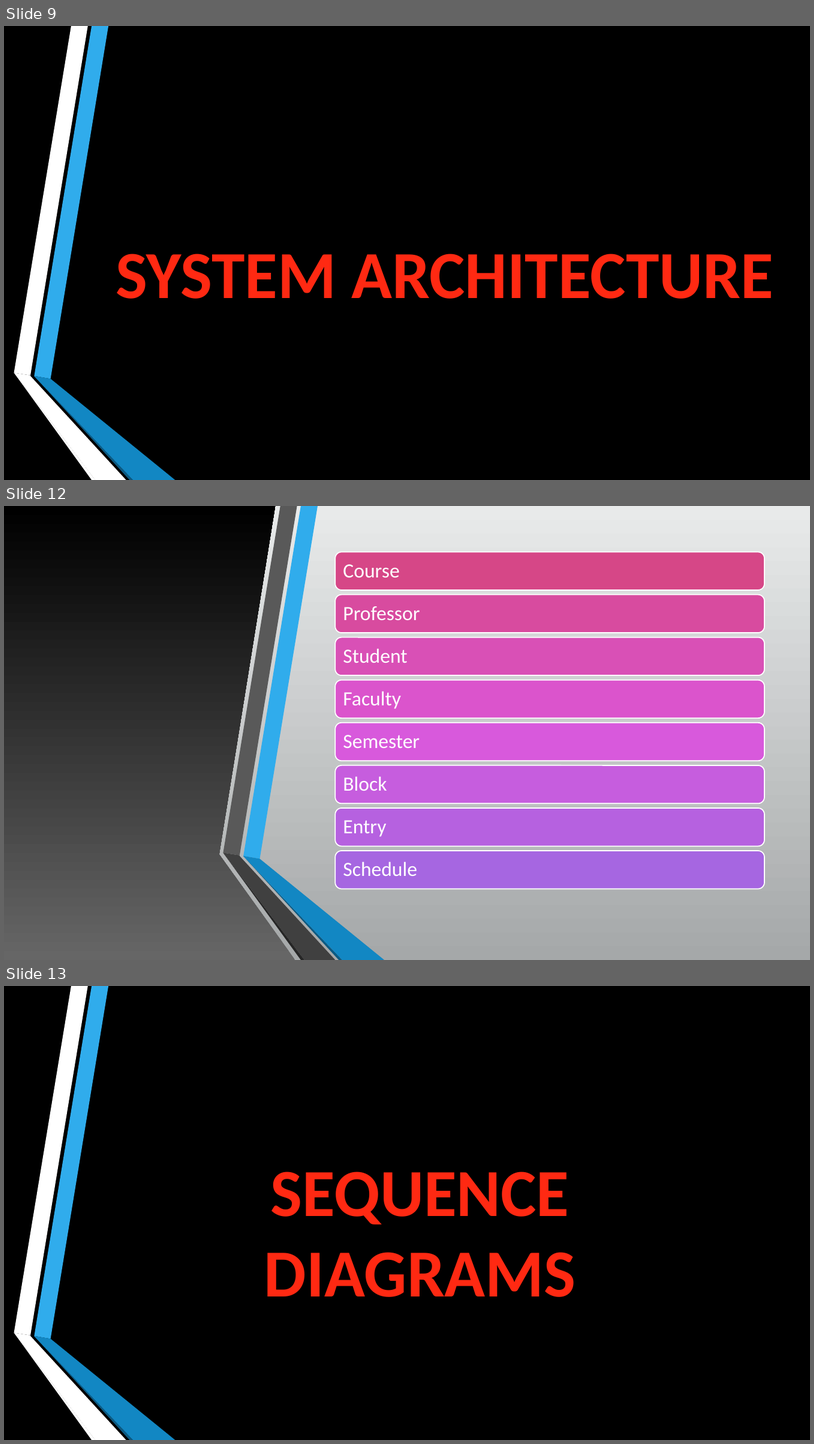
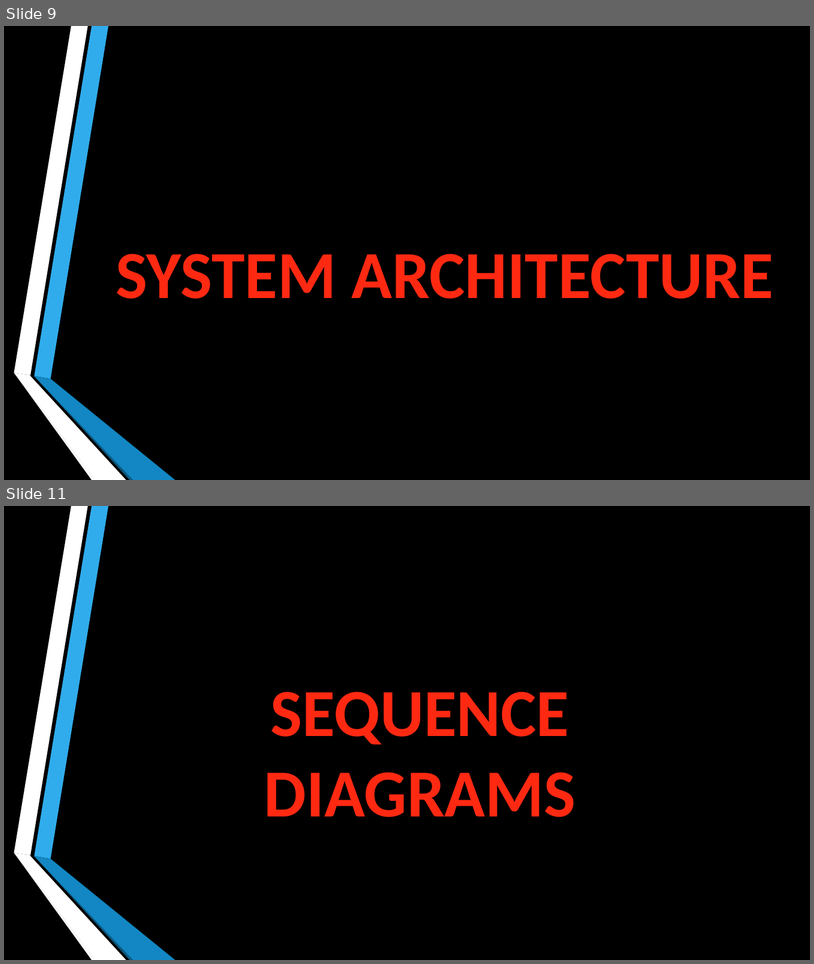
Before and after one commit to zebiba44/MUMScheduler-Team1, a slide deck: Technical documentation/Presentation/MUMSchedulerfinal.pptx. Shown one above the other, each under a label of ours: slides 9, 12 and 13 before the commit, slides 9 and 11 after it; the slides between them are not shown. The pictures are 814x1444 and 814x964 pixels, drawn with LibreOffice and Linux fonts; fonts in the diff are those of the drawing. Boxes give left, top, right and bottom in pixels: in the first picture for what was removed or moved away, otherwise in the second. Text is boxed around its words. In the diff, an @@ line names an element or a change of style, - is before the commit and + after.

```diff
--- a/Technical documentation/Presentation/MUMSchedulerfinal.pptx
+++ b/Technical documentation/Presentation/MUMSchedulerfinal.pptx
@@ slide 12 removed at (4, 506, 810, 960), background gradient #E9EAEB to #A5A8A9; not listed: 3 template elements that a slide beside it also shows @@
@@ rectangle removed at (4, 506, 810, 960) @@
@@ freeform shape removed at (4, 506, 296, 960) @@
@@ freeform shape removed at (14, 506, 87, 855) @@
@@ freeform shape removed at (14, 853, 95, 960) @@
@@ freeform shape removed at (14, 853, 126, 960) @@
@@ group removed at (224, 506, 384, 960): 6 freeform shapes @@
@@ group removed at (336, 552, 765, 888): 8 rounded rectangles, 8 texts @@
-Course
-Professor
-Student
-Faculty
-Semester
-Block
-Entry
-Schedule
@@ what was slide 13 is now slide 11 @@
```
Also in this commit, not shown: 2 slides changed, 4 slides added, 9 other slides removed.
